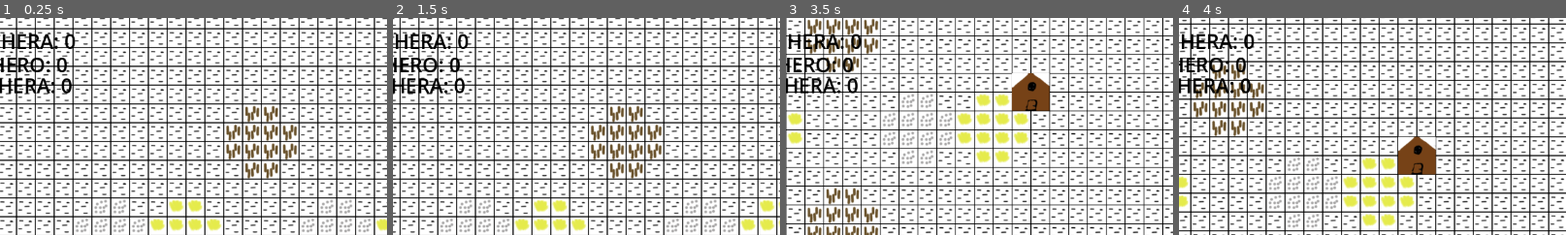
Above: before the commit, frames 1-4 (left to right).
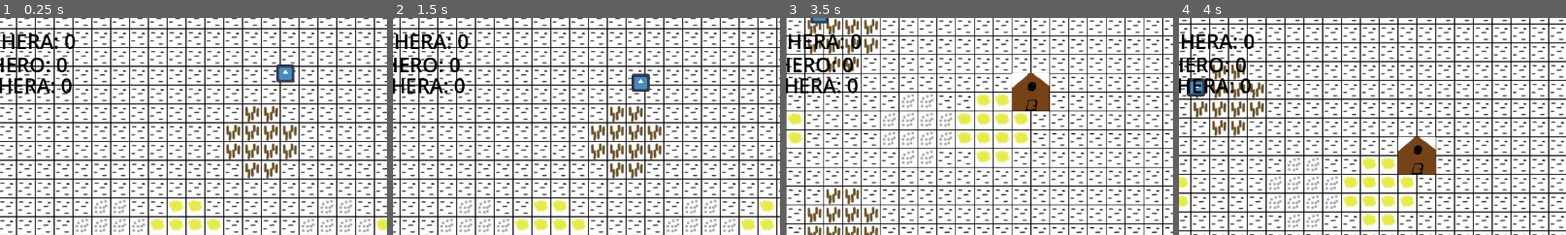
Above: after the commit, the same moments.

Repository: QuaaDev/Juego-Proyecto
Game: Godot game, scene res://Scene/Nucleo.tscn
Two runs of this game, one before a commit and one after it. Both use one fixed random seed, a clock stepped at 60 frames per second and the inputs below. The engine's default icon, where the game draws it, is replaced by a stand-in: a white triangle on a blue panel in a dark square.
Inputs (mouse positions are % of the whole screen's width and height, from its top left):
- Up to frame 1 (0.25 s): no input
- Up to frame 2 (1.5 s): click (4, 26) at 0.5 s; move the mouse to (72, 45) at 1.27 s; press the mouse at (72, 45) at 1.28 s; hold Right (ui_right) from 1.28 s (still down)
- Up to frame 3 (3.5 s): move the mouse to (30, 55) at 2.02 s; release Right (ui_right) at 2.03 s; release the mouse at (30, 55) at 2.03 s; hold Down (ui_down) 2.03-2.78 s; right-click (30, 55) at 2.1 s; click (30, 55) at 2.3 s; move the mouse to (60, 28) at 2.77 s; press the mouse at (60, 28) at 2.78 s; hold Right (ui_right) from 2.78 s (still down)
- Up to frame 4 (4 s): move the mouse to (45, 70) at 3.52 s; release Right (ui_right) at 3.53 s; release the mouse at (45, 70) at 3.53 s; hold Up (ui_up) from 3.53 s (still down); click (45, 70) at 3.6 s
The pictures show only the part of the screen within x 16-66%, y 0-50%; the shares and areas given below are measured in that part.

The runs differ from the first frame. In frame 1, 0.4% of the frame differs, in the area x 71-77%, y 21-30%; in frame 2, 0.4%, in the area x 61-67%, y 25-34%; in frame 3, 0.1%; in frame 4, 0.3%.

Commit message:
Las casas spawnean aldeanos

Diff:
--- a/TodoJunto/Scene/Nucleo.tscn
+++ b/TodoJunto/Scene/Nucleo.tscn
@@ -30,7 +30,7 @@
 [node name="Player" parent="Menu/EscenaPrincipal" instance=ExtResource("3_xxmsj")]
 
 [node name="Aldeano2" parent="Menu/EscenaPrincipal" instance=ExtResource("4_rd3sf")]
-position = Vector2(40, -520)
+position = Vector2(51, -345)
 tipo_de_recurso = 2
 velocidad_recoleccion = 100
 
--- /dev/null
+++ b/TodoJunto/Scene/spawn_aldeano.tscn
@@ -0,0 +1,13 @@
+[gd_scene load_steps=2 format=3 uid="uid://c8x43myqnp0af"]
+
+[ext_resource type="Script" path="res://Script/spawn_aldeano.gd" id="1_7dj7e"]
+
+[node name="SpawnAldeano" type="Node2D"]
+script = ExtResource("1_7dj7e")
+
+[node name="CdSpawn" type="Timer" parent="."]
+wait_time = 5.0
+one_shot = true
+
+[node name="ConsultarRecurso" type="Timer" parent="."]
+autostart = true
--- a/TodoJunto/Script/ControladorEscena.gd
+++ b/TodoJunto/Script/ControladorEscena.gd
@@ -21,15 +21,15 @@
 	areas_de_recurso.append(recurso3)
 	var recurso4 = Zona_de_recursos.new()
 	suelo.add_child(recurso4)
-	recurso4.iniciar_zona(1,80,40, Vector2(-320,0),3200)
+	recurso4.iniciar_zona(1,80,40, Vector2(-320,0),32000)
 	areas_de_recurso.append(recurso4)
 	var recurso5 = Zona_de_recursos.new()
 	suelo.add_child(recurso5)
-	recurso5.iniciar_zona(2,80,40, Vector2(320,0),3200)
+	recurso5.iniciar_zona(2,80,40, Vector2(320,0),32000)
 	areas_de_recurso.append(recurso5)
 	var recurso6 = Zona_de_recursos.new()
 	suelo.add_child(recurso6)
-	recurso6.iniciar_zona(3,80,40, Vector2(0,200),3200)
+	recurso6.iniciar_zona(3,80,40, Vector2(0,200),32000)
 	areas_de_recurso.append(recurso6)
 	#For declarando el nombre a los nodos creados
 	var contador_for = 1
@@ -65,3 +65,6 @@
 func activar_entered_body_area2d(objeto):
 	objeto.body_entered.connect(objeto.entrando_al_recurso)
 	objeto.body_exited.connect(objeto.saliendo_del_recurso)
+
+func agregar_hijo(objeto):
+	add_child(objeto)
--- a/TodoJunto/Script/ControladorSuelo.gd
+++ b/TodoJunto/Script/ControladorSuelo.gd
@@ -2,7 +2,7 @@
 var existe_sprite = false
 @onready var escena_sprite_edificio = preload("res://Scene/SceneSecundarios/EdificioSeleccionado.tscn")
 @onready var tile_map = $TileMap
-
+@onready var spawn_aldeanos = preload("res://Scene/spawn_aldeano.tscn")
 func _ready():
 	pass # Replace with function body.
 
@@ -38,3 +38,6 @@
 	tile_map.set_cell(0,tile_map.local_to_map(Vector2(get_global_mouse_position().x, get_global_mouse_position().y)),1,Vector2(0,1),0)
 	tile_map.set_cell(0,tile_map.local_to_map(Vector2(get_global_mouse_position().x + 40, get_global_mouse_position().y)),1,Vector2(1,1),0)
 	tile_map.set_cell(0,tile_map.local_to_map(Vector2(get_global_mouse_position().x + 40, get_global_mouse_position().y-40)),1,Vector2(1,0),0)
+	var new_spawn = spawn_aldeanos.instantiate()
+	new_spawn.position = get_global_mouse_position()
+	add_child(new_spawn)
--- /dev/null
+++ b/TodoJunto/Script/spawn_aldeano.gd
@@ -0,0 +1,26 @@
+extends Node2D
+@onready var escena_principal = get_parent().get_parent()
+@onready var cd_spawn = $CdSpawn
+@onready var cd_consulta_recurso= $ConsultarRecurso
+@onready var yo_mismo = $"."
+@onready var aldeano = preload("res://Scene/aldeano.tscn")
+var en_cd = false
+func _process(_delta):
+	pass
+func _ready():
+	cd_consulta_recurso.timeout.connect(yo_mismo.consultar_recurso)
+	cd_spawn.timeout.connect(yo_mismo.terminar_cd)
+func consultar_recurso():
+	if escena_principal.cantidad_comida >= 300 and !en_cd:
+		var new_aldeano = aldeano.instantiate()
+		new_aldeano.tipo_de_recurso = 2
+		new_aldeano.velocidad_recoleccion = 100
+		new_aldeano.position = yo_mismo.position
+		new_aldeano.name = "Aldeano" + str(randi())
+		escena_principal.add_child(new_aldeano)
+		escena_principal.actualizar_recursos(2,-300)
+		en_cd = true
+		cd_spawn.start()
+
+func terminar_cd():
+	en_cd = false
